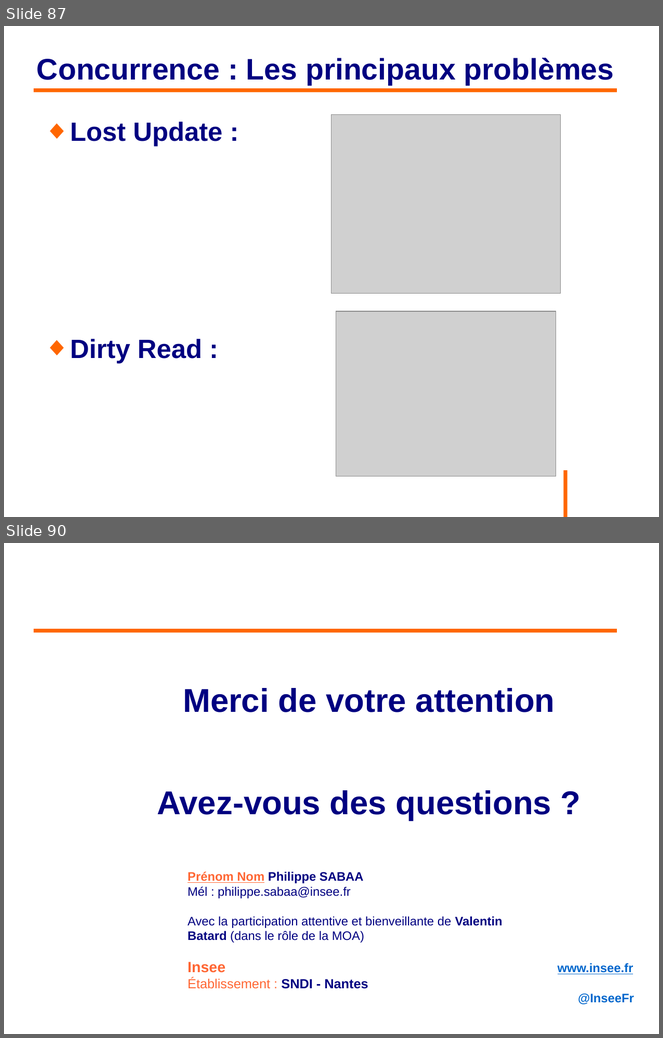
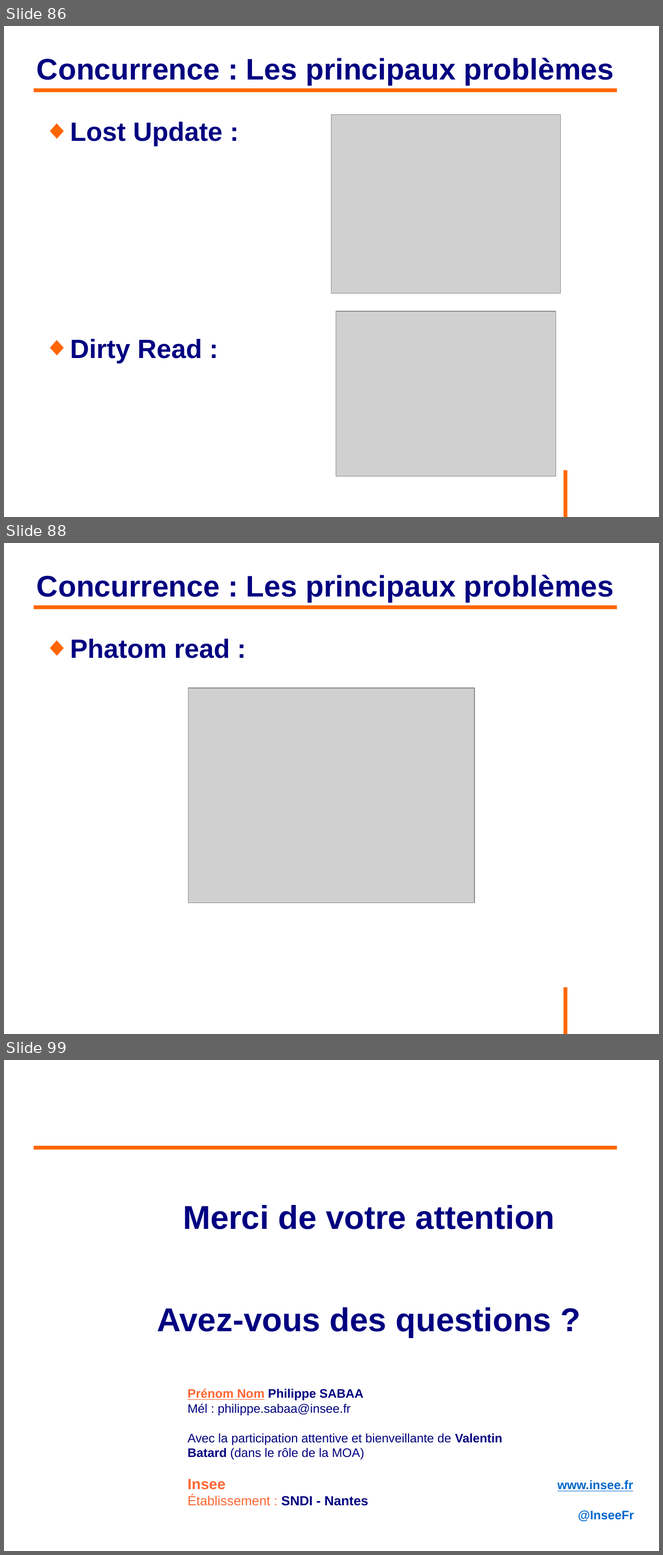
Before and after one commit to philphils/formation-hibernate-avancee, a slide deck: Documentation/diapo_formation_hibernate_avancee.odp. Shown one above the other, each under a label of ours: slides 87 and 90 before the commit, slides 86, 88 and 99 after it; the slides between them are not shown. The pictures are 663x1038 and 663x1555 pixels, drawn with LibreOffice and Linux fonts; fonts in the diff are those of the drawing; grey boxes stand for pictures; background and template pictures are left out. Boxes give left, top, right and bottom in pixels: in the first picture for what was removed or moved away, otherwise in the second. Text is boxed around its words. In the diff, an @@ line names an element or a change of style, - is before the commit and + after.

```diff
--- a/Documentation/diapo_formation_hibernate_avancee.odp
+++ b/Documentation/diapo_formation_hibernate_avancee.odp
@@ slide 88 added at bbox=[4, 543, 659, 1034], background #FFFFFF; not listed: 1 template element that a slide beside it also shows @@
@@ title added at bbox=[37, 575, 614, 602], 36 pt, text #000080, bold @@
+Concurrence : Les principaux problèmes
@@ line added from (34, 607) to (618, 607), #FF6600 4.54 pt @@
@@ text added at bbox=[70, 639, 230, 658], 32 pt, text #000080, bold @@
+◆ Phatom read :
@@ picture added at bbox=[188, 688, 474, 903] @@
@@ what was slide 87 is now slide 86 @@
@@ what was slide 90 is now slide 99 @@
```
Also in this commit, not shown: 8 slides changed, 8 other slides added, 1 other file.
